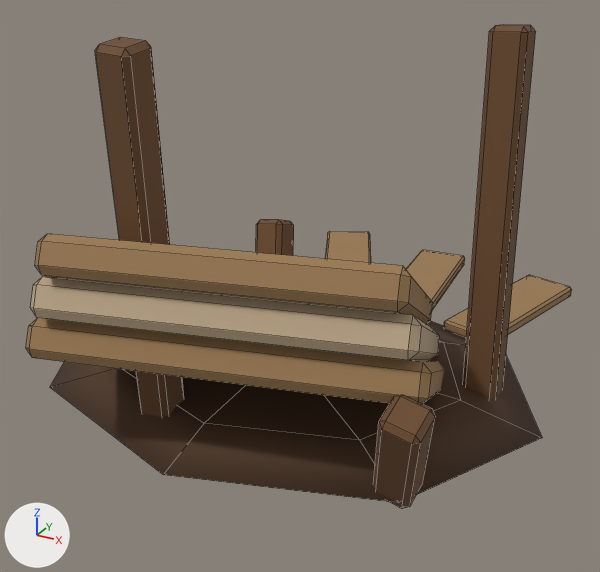
Two versions of the FBX model client/CultOfComfort.Unity/Assets/Resources/Art/Models/slurry_chute_broken.fbx, one commit apart.
Before and after are seen from a camera (50 mm lens) standing at (0.65, -1.291, 0.919) and looking at (-0.157, 0.175, 0.186). Arrows for +X, +Y and +Z are at lower left; the lights stay in place. The older version comes first. Mesh edges are drawn as thin lines. Where no turn or scale is listed for an object, it has been applied to the vertices.

Names of what the first picture shows: 'Prop'.
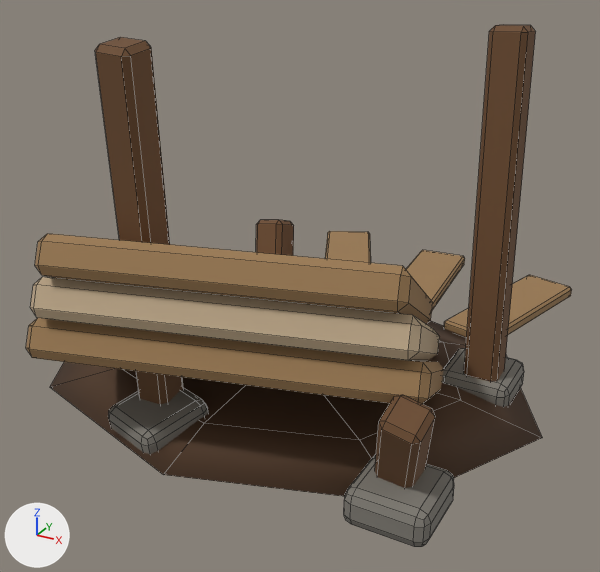
Changed parts and their boxes [x1, y1, x2, y2] in the pictures (600 x 572 px):
```json
{"object": "Prop", "change": "reshaped", "before": [26, 25, 572, 509], "after": [26, 25, 572, 547], "on screen": "8% taller"}
{"part": 1, "of": "me_prop", "change": "added", "after": [442, 348, 524, 407]}
{"part": 2, "of": "me_prop", "change": "added", "after": [344, 454, 454, 547]}
{"part": 3, "of": "me_prop", "change": "added", "after": [108, 388, 208, 454]}
```

The change, as JSON lines over the scene's bpy script:
```json
{"block": "me_prop", "where": "# used by ob_prop; location = (0.0, 0.0, 0.0)"}
{"op": "remove", "block": "me_prop", "code": "me_prop.from_pydata(...)  # 266 vertices, 292 faces; spans x -0.71..0.41, y -0.402..0.926, z -0.045..0.751"}
{"op": "add", "block": "me_prop", "code": "me_prop.from_pydata(...)  # 490 vertices, 508 faces; spans x -0.71..0.41, y -0.402..0.926, z -0.045..0.751"}
{"block": "me_prop", "change": "me_prop part 1: a new loose piece of 56 vertices spanning x 0.175..0.325, y 0.145..0.295, z 0.005..0.075, in mat_palette (picture img_palette_png)"}
{"block": "me_prop", "change": "me_prop part 2: a new loose piece of 56 vertices spanning x 0.175..0.325, y -0.295..-0.145, z 0.005..0.075, in mat_palette (picture img_palette_png)"}
{"block": "me_prop", "change": "me_prop part 3: a new loose piece of 56 vertices spanning x -0.339..-0.161, y -0.31..-0.13, z -0.003..0.083, in mat_palette (picture img_palette_png)"}
{"block": "me_prop", "change": "other edits to the shape of me_prop do not show in these pictures"}
```
